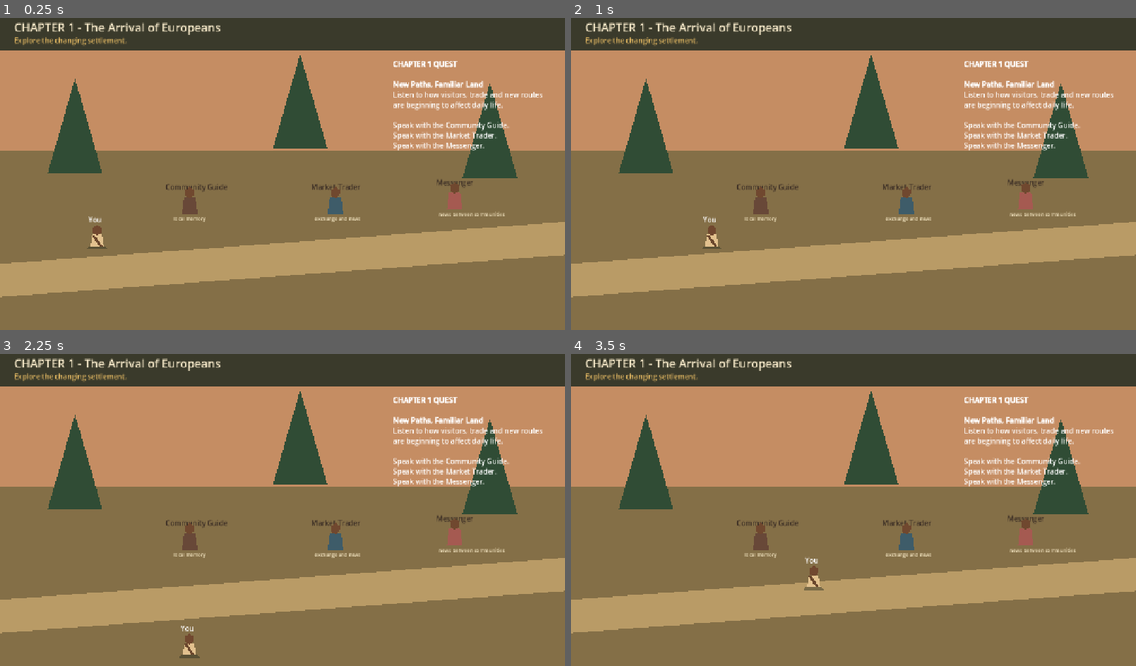
Above: before the commit, frames 1-4 (two rows, left to right).
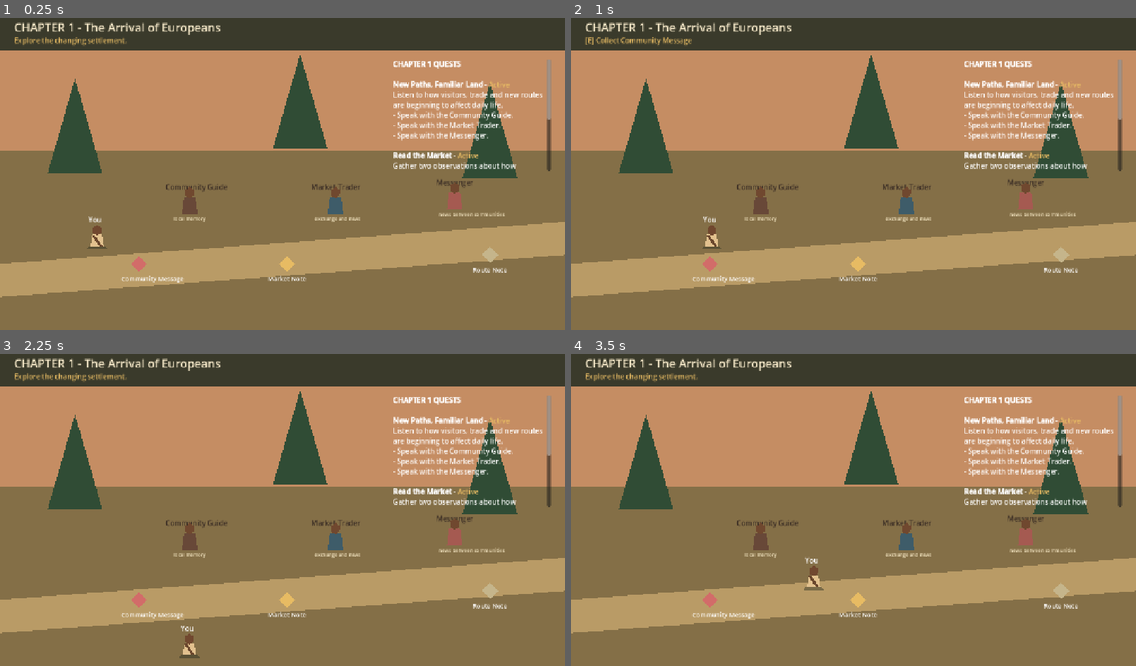
Above: after the commit, the same moments.

Repository: Ivula-Technologies/Uhuru
Game: Godot game, scene res://scenes/world/ChapterOneSettlement.tscn
Same seed, same stepped clock (60 frames per second), same inputs: the game is played once before the commit and once after it. This scene is started directly instead of the project's main scene.
Inputs:
- Up to frame 1 (0.25 s): no input
- Up to frame 2 (1 s): tap Enter at 0.5 s; hold D (move_right) from 0.53 s (still down); tap E (interact) at 0.6 s; tap J (journal) at 0.8 s
- Up to frame 3 (2.25 s): release D (move_right) at 1.28 s; hold S (move_down) 1.28-2.03 s; tap J (journal) at 1.35 s; tap Q (quest_log) at 1.55, 2.1 s; hold D (move_right) from 2.03 s (still down)
- Up to frame 4 (3.5 s): tap E (interact) at 2.3, 2.85 s; release D (move_right) at 2.78 s; hold W (move_up) from 2.78 s (still down); tap J (journal) at 3.05 s

The runs differ from the first frame. In frame 1, 2.1% of the frame differs, in the area x 21-98%, y 13-85%; in frame 2, 2.3%, in the area x 2-98%, y 6-85%; in frame 3, 2.1%; in frame 4, 2.1%.

Commit message:
Expand Chapter 1 exploration quest loop

Diff:
--- /dev/null
+++ b/data/collectibles/chapter_1_arrival.json
@@ -0,0 +1,25 @@
+{
+  "collectibles": [
+    {
+      "id": "market_note",
+      "display_name": "Market Note",
+      "position": [650, 570],
+      "color": "e7bb63",
+      "journal_entry": "Market Note: People notice changes in prices, goods and travelling news through the practical work of exchange."
+    },
+    {
+      "id": "route_note",
+      "display_name": "Route Note",
+      "position": [1110, 550],
+      "color": "c5b58b",
+      "journal_entry": "Route Note: Paths are more than lines on a map; they connect families, livelihoods, landscapes and obligations."
+    },
+    {
+      "id": "community_message",
+      "display_name": "Community Message",
+      "position": [315, 570],
+      "color": "d26c69",
+      "journal_entry": "Community Message: Sharing information helped people make decisions together rather than facing uncertainty alone."
+    }
+  ]
+}
--- a/data/quests/chapter_1_arrival.json
+++ b/data/quests/chapter_1_arrival.json
@@ -7,6 +7,23 @@
       "objectives": ["Speak with the Community Guide.", "Speak with the Market Trader.", "Speak with the Messenger."],
       "required_npcs": ["chapter1_guide", "chapter1_trader", "chapter1_messenger"],
       "journal_entry": "Chapter 1 - First Encounters: Newcomers and new routes could bring unfamiliar goods, beliefs and demands. Communities interpreted and responded to these changes from their own perspectives."
+    },
+    "chapter1_observe_exchange": {
+      "title": "Read the Market",
+      "narrative_goal": "Gather two observations about how exchange and information are changing.",
+      "historical_context": "Markets and travel routes connected communities before colonial rule. New arrivals could alter existing networks without erasing the knowledge and relationships already present.",
+      "objectives": ["Collect the trader's market note.", "Collect the messenger's route note."],
+      "required_items": ["market_note", "route_note"],
+      "journal_entry": "Exchange and Information: Communities watched how new goods, routes and messages affected relationships that already linked people together."
+    },
+    "chapter1_deliver_message": {
+      "title": "A Message for the Council",
+      "narrative_goal": "Carry a community message to the Messenger so the wider council can discuss the changes together.",
+      "historical_context": "Community discussion, local authority and communication networks mattered when people faced uncertainty. Responses to colonial expansion were diverse and should not be reduced to a single story.",
+      "objectives": ["Collect the community message.", "Speak with the Messenger."],
+      "required_items": ["community_message"],
+      "required_npcs": ["chapter1_messenger"],
+      "journal_entry": "Community Deliberation: When circumstances changed, communities drew on local knowledge, debate and communication to consider their responses."
     }
   }
 }
--- a/scripts/quests/quest_manager.gd
+++ b/scripts/quests/quest_manager.gd
@@ -44,29 +44,27 @@
 
 func evaluate_npc_visit(npc_id: String) -> void:
 	SaveGame.mark_npc_visited(npc_id)
+	evaluate_progress()
+
+func evaluate_inventory() -> void:
+	evaluate_progress()
+
+func evaluate_progress() -> void:
 	for quest_id in quests:
 		var quest: Dictionary = quests[quest_id]
-		var required_npcs: Array = quest.get("required_npcs", [])
-		if required_npcs.is_empty() or SaveGame.has_completed_quest(quest_id):
+		if SaveGame.has_completed_quest(quest_id):
 			continue
-		var all_visited := true
-		for required_npc in required_npcs:
+		if quest.get("required_npcs", []).is_empty() and quest.get("required_items", []).is_empty():
+			continue
+		var all_npcs_visited := true
+		for required_npc in quest.get("required_npcs", []):
 			if not SaveGame.has_visited_npc(required_npc):
-				all_visited = false
+				all_npcs_visited = false
 				break
-		if all_visited:
+		var all_items_collected := true
+		for item_id in quest.get("required_items", []):
+			if not InventoryManager.has_item(item_id):
+				all_items_collected = false
+				break
+		if all_npcs_visited and all_items_collected:
 			complete_quest(quest_id)
-
-func evaluate_inventory() -> void:
-	for quest_id in quests:
-		var quest: Dictionary = quests[quest_id]
-		var required_items: Array = quest.get("required_items", [])
-		if required_items.is_empty() or SaveGame.has_completed_quest(quest_id):
-			continue
-		var all_collected := true
-		for item_id in required_items:
-			if not InventoryManager.has_item(item_id):
-				all_collected = false
-				break
-		if all_collected:
-			complete_quest(quest_id)
--- a/scripts/world/chapter_one_settlement.gd
+++ b/scripts/world/chapter_one_settlement.gd
@@ -1,6 +1,7 @@
 extends Node2D
 
 const NPC_SCRIPT := preload("res://scripts/npc/village_npc.gd")
+const COLLECTIBLE_SCRIPT := preload("res://scripts/world/collectible.gd")
 
 var player: CharacterBody2D
 var dialogue: DialoguePanel
@@ -14,9 +15,11 @@
 	_build_environment()
 	_build_player()
 	_spawn_npcs()
+	_spawn_collectibles()
 	_build_hud()
 	_build_dialogue()
 	QuestManager.quest_completed.connect(_on_quest_completed)
+	InventoryManager.item_added.connect(func(_item_id): _refresh_quest_log())
 	_refresh_quest_log()
 
 func _build_environment() -> void:
@@ -63,6 +66,20 @@
 		npc.position = Vector2(location[0], location[1])
 		npc.interaction_requested.connect(_on_npc_interaction)
 		add_child(npc)
+
+func _spawn_collectibles() -> void:
+	var file := FileAccess.open("res://data/collectibles/chapter_1_arrival.json", FileAccess.READ)
+	var content: Dictionary = JSON.parse_string(file.get_as_text())
+	for profile_value in content.get("collectibles", []):
+		var profile: Dictionary = profile_value
+		if InventoryManager.has_item(profile.get("id", "")):
+			continue
+		var collectible: Collectible = COLLECTIBLE_SCRIPT.new()
+		collectible.setup(profile)
+		var location: Array = profile.get("position", [0, 0])
+		collectible.position = Vector2(location[0], location[1])
+		collectible.interaction_requested.connect(func(item: Collectible): item.collect())
+		add_child(collectible)
 
 func _build_hud() -> void:
 	var layer := CanvasLayer.new()
@@ -125,14 +142,27 @@
 
 func _build_dialogue() -> void:
 	dialogue = DialoguePanel.new()
-	dialogue.dialogue_finished.connect(func(): dialogue_open = false; get_tree().paused = false; player.movement_enabled = true)
+	dialogue.dialogue_finished.connect(func():
+		dialogue_open = false
+		if not completion_panel.visible:
+			get_tree().paused = false
+			player.movement_enabled = true
+	)
 	add_child(dialogue)
 
 func _process(_delta: float) -> void:
 	var nearby := _get_nearby_npc()
-	prompt.text = "[E] Listen to " + nearby.profile.get("display_name", "villager") if nearby else "Explore the changing settlement."
+	var nearby_collectible := _get_nearby_collectible()
+	if nearby:
+		prompt.text = "[E] Listen to " + nearby.profile.get("display_name", "villager")
+	elif nearby_collectible:
+		prompt.text = "[E] Collect " + nearby_collectible.profile.get("display_name", "note")
+	else:
+		prompt.text = "Explore the changing settlement."
 	if nearby and not dialogue_open and Input.is_action_just_pressed("interact"):
 		nearby.interact()
+	elif nearby_collectible and not dialogue_open and Input.is_action_just_pressed("interact"):
+		nearby_collectible.interact()
 	if Input.is_action_just_pressed("quest_log"):
 		quest_panel.visible = not quest_panel.visible
 	if Input.is_key_pressed(KEY_ESCAPE) and not dialogue_open:
@@ -143,6 +173,13 @@
 		var npc := node as VillageNPC
 		if npc and npc.player_near:
 			return npc
+	return null
+
+func _get_nearby_collectible() -> Collectible:
+	for node in get_tree().get_nodes_in_group("interactable"):
+		var collectible := node as Collectible
+		if collectible and collectible.player_near:
+			return collectible
 	return null
 
 func _on_npc_interaction(npc: VillageNPC) -> void:
@@ -154,14 +191,26 @@
 	QuestManager.evaluate_npc_visit(npc.npc_id)
 
 func _on_quest_completed(quest_id: String) -> void:
-	if quest_id == "chapter1_listen_to_changes":
+	if quest_id.begins_with("chapter1_") and _chapter_one_complete():
 		completion_panel.visible = true
 		get_tree().paused = true
 	_refresh_quest_log()
 
+func _chapter_one_complete() -> bool:
+	for quest_id in ["chapter1_listen_to_changes", "chapter1_observe_exchange", "chapter1_deliver_message"]:
+		if not SaveGame.has_completed_quest(quest_id):
+			return false
+	return true
+
 func _refresh_quest_log() -> void:
-	var quest := QuestManager.get_quest("chapter1_listen_to_changes")
-	quest_panel.text = "[b]CHAPTER 1 QUEST[/b]\n\n[b]" + quest.get("title", "") + "[/b]\n" + quest.get("narrative_goal", "") + "\n\n" + "\n".join(quest.get("objectives", []))
+	var lines: Array[String] = ["[b]CHAPTER 1 QUESTS[/b]"]
+	for quest_id in ["chapter1_listen_to_changes", "chapter1_observe_exchange", "chapter1_deliver_message"]:
+		var quest := QuestManager.get_quest(quest_id)
+		var status := "[color=#a7d36a]Complete[/color]" if SaveGame.has_completed_quest(quest_id) else "[color=#e7bb63]Active[/color]"
+		lines.append("\n[b]" + quest.get("title", "") + "[/b] - " + status + "\n" + quest.get("narrative_goal", ""))
+		for objective in quest.get("objectives", []):
+			lines.append("- " + objective)
+	quest_panel.text = "\n".join(lines)
 
 func _add_label(parent: Control, text_value: String, font_size: int, color: Color) -> void:
 	var label := Label.new()
Not shown, changed: README.md
Not shown, changed: docs/PROLOGUE_VERTICAL_SLICE.md
Not shown, changed: tests/validate_content.py
